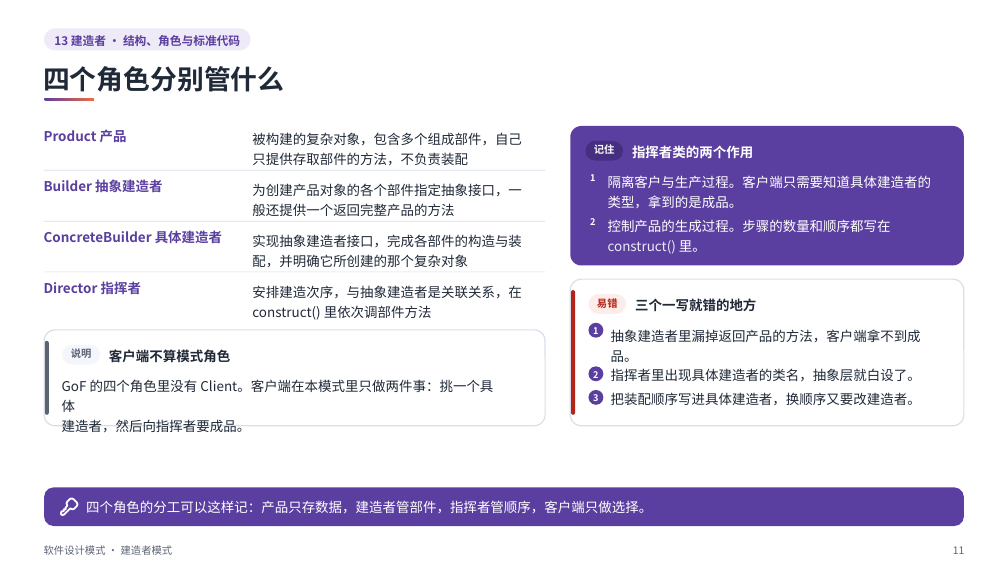
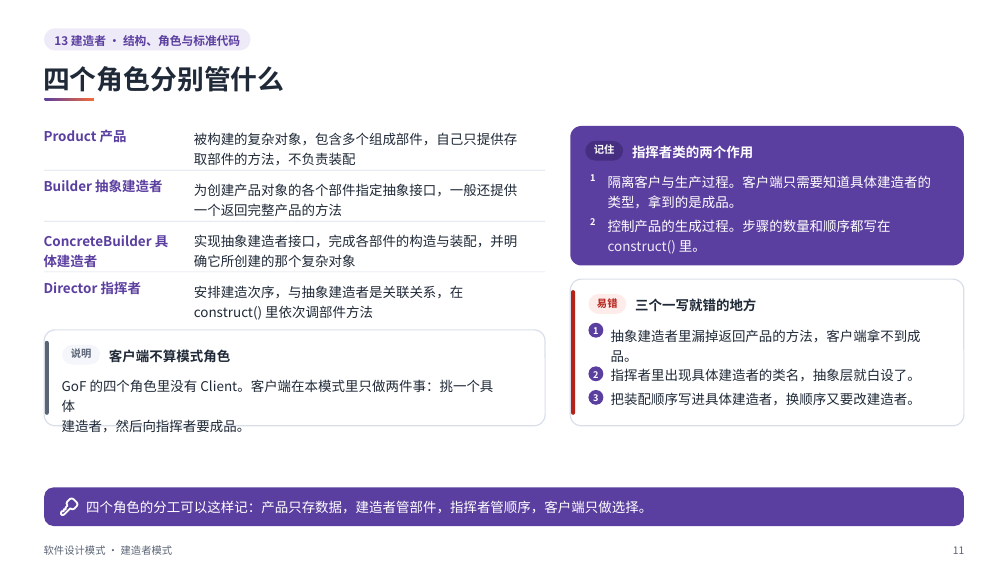
Before and after one commit to sweetcornna/JLU-remake, a slide deck: slide 11 of 大三上/软件设计模式/重制版PPT/13 建造者模式（重制版）.pptx. Drawn at 1008x567 pixels with LibreOffice and Linux fonts; fonts in the diff are those of the drawing. Boxes give left, top, right and bottom in pixels: in the first picture for what was removed or moved away, otherwise in the second. Text is boxed around its words. In the diff, an @@ line names an element or a change of style, - is before the commit and + after.

```diff
--- a/大三上/软件设计模式/重制版PPT/13 建造者模式（重制版）.pptx
+++ b/大三上/软件设计模式/重制版PPT/13 建造者模式（重制版）.pptx
@@ text at <box>194,132,517,165</box>: spaces changed @@
-被构建的复杂对象，包含多个组成部件，自己
-只提供存取部件的方法，不负责装配
+被构建的复杂对象，包含多个组成部件，自己只提供存
+取部件的方法，不负责装配
@@ text at <box>194,183,517,216</box>: spaces changed @@
-为创建产品对象的各个部件指定抽象接口，一
-般还提供一个返回完整产品的方法
+为创建产品对象的各个部件指定抽象接口，一般还提供
+一个返回完整产品的方法
@@ text at <box>44,235,168,267</box>: text changed @@
-ConcreteBuilder 具体建造者
+ConcreteBuilder 具
+体建造者
@@ text at <box>194,234,517,267</box>: spaces changed @@
-实现抽象建造者接口，完成各部件的构造与装
-配，并明确它所创建的那个复杂对象
+实现抽象建造者接口，完成各部件的构造与装配，并明
+确它所创建的那个复杂对象
@@ text "安排建造次序，与抽象建造者是关联关系，在 construct() 里依次调部件方法": place and size @@
-text "安排建造次序，与抽象建造者是关联关系，在 construct() 里依次调部件方法" at <box>252,285,522,320</box>
+text "安排建造次序，与抽象建造者是关联关系，在 construct() 里依次调部件方法" at <box>194,285,464,320</box>
```
Also in this commit, not shown: 8 other slides changed, 11 other files.
